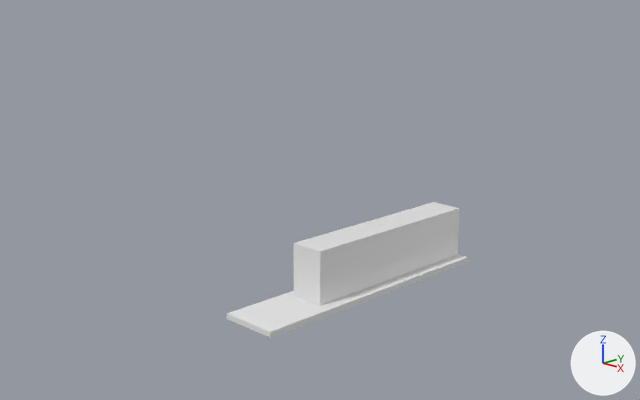
What one commit did to the Blender file Models/Vehicles/Land/Trains/GT22/GT22.blend.
Camera for both pictures: a camera (50 mm lens) standing at (15.97, -17.44, 8.21) and looking at (-1.12, -0.46, 1.82). The lights are fixed; the arrows at lower right show +X, +Y and +Z.

The first picture shows 'Body', 'ChassisFrame'.
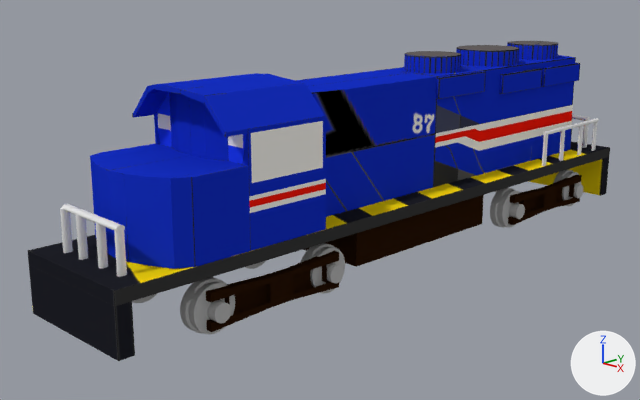
ob_gt22 is not drawn itself; it is the parent of ob_body, ob_chassisframe.

The change, as a diff of the scene's bpy script:
```diff
--- a/Models/Vehicles/Land/Trains/GT22/GT22.blend.py
+++ b/Models/Vehicles/Land/Trains/GT22/GT22.blend.py
@@ mat_material @@
 mat_material = diffuse_material('Material')
-mat_material.base_color = (0.8, 0.8, 0.8)  # white #e7e7e7
+mat_material.texture = img_gt22chassis_png
@@ me_cube_001 @@
 # used by ob_body; parent = ob_gt22; location = (-0.0261, -0.32, 0.509); scale = (0.792, 1.0, 1.0)
-me_cube_001.from_pydata(...)  # 8 vertices, 6 faces; spans x -0.68..0.59, y -1.69..4.3, z -1.0..0.52
+me_cube_001.from_pydata(...)  # 432 vertices, 243 faces; spans x -0.79..0.65, y -2.3..4.48, z -1.0..0.74
+# me_cube_001 part 1: a new loose piece, a 32-sided cylinder along z spanning x -0.61..0.53, y 2.12..3.06, z -0.7..0.74, in mat_material_001 (picture img_gt22bodyv3_png)
+# me_cube_001 part 2: a new loose piece, a 32-sided cylinder along z spanning x -0.54..0.45, y 3.43..4.21, z -0.96..0.74, in mat_material_001 (picture img_gt22bodyv3_png)
+# me_cube_001 part 3: a new loose piece of 96 vertices spanning x -0.54..0.45, y 0.9..1.68, z -0.96..0.74, in mat_material_001 (picture img_gt22bodyv3_png)
+# me_cube_001 part 4: 5 vertices removed from x -0.68..0.59, y -1.69..4.3, z -1.0..0.52; 205 vertices added at x -0.79..0.65, y -2.3..4.48, z -1.0..0.52
+me_cube_001.materials.append(mat_material_001)  # picture img_gt22bodyv3_png
@@ me_cube @@
 # used by ob_chassisframe; parent = ob_gt22; location = (-0.0257, 0.0, -0.553); scale = (0.837, 1.0, 0.0738)
-me_cube.from_pydata(...)  # 8 vertices, 6 faces; spans x -1.0..1.0, y -4.09..4.04, z -1.0..1.09
+me_cube.from_pydata(...)  # 86 vertices, 46 faces; spans x -1.0..1.0, y -4.79..4.64, z -9.56..1.09
+# me_cube part 5: 4 vertices removed from x -1.0..1.0, y 4.04, z -1.0..1.09; 82 vertices added at x -1.0..1.0, y -4.79..4.64, z -9.56..1.09
 me_cube.materials.append(mat_material)
@@ ob_gt22 @@
 ob_gt22 = bpy.data.objects.new('GT22', None)
-ob_gt22.location = (-0.209, -0.997, -0.668)
+ob_gt22.location = (-0.389, -0.997, 1.719)
+ob_gt22.scale = (2.08, 2.08, 2.08)
@@ ob_frontrighttruckbogie @@
+ob_frontrighttruckbogie = bpy.data.objects.new('frontRightTruckBogie', me_cube_004)  # 40 vertices, 32 faces; spans x -1.0..1.0, y -1.0..1.0, z -1.0..1.0; in mat_fueltankmaterial (black #2a1606)
+ob_frontrighttruckbogie.parent = ob_gt22
+ob_frontrighttruckbogie.location = (0.76, 2.81, -1.012)
+ob_frontrighttruckbogie.scale = (0.0555, 0.946, 0.216)
@@ ob_cab @@
+ob_cab = bpy.data.objects.new('Cab', me_cube_002)  # 126 vertices, 120 faces; spans x -0.85..0.8, y -1.29..1.03, z -1.0..0.71; in mat_material_002 (picture img_gt22cab_png)
+ob_cab.parent = ob_gt22
+ob_cab.location = (0.00402, -3.012, 0.529)
+ob_cab.scale = (1.0, 0.976, 1.0)
@@ ob_frontrailings_001 @@
+ob_frontrailings_001 = bpy.data.objects.new('frontRailings.001', me_cylinder_005)  # 512 vertices, 362 faces; spans x -1.0..31.8, y -1.0..1.6, z -1.1..3.0
+ob_frontrailings_001.parent = ob_gt22
+ob_frontrailings_001.location = (-0.527, -4.502, -0.446)
+ob_frontrailings_001.scale = (0.0334, 0.0517, 0.164)
@@ ob_backrailings_002 @@
+ob_backrailings_002 = bpy.data.objects.new('backRailings.002', me_cylinder_002)  # 512 vertices, 362 faces; spans x -16.6..16.1, y -1.1..1.5, z -2.3..1.7
+ob_backrailings_002.parent = ob_gt22
+ob_backrailings_002.location = (0.753, 3.439, -0.198)
+ob_backrailings_002.rotation_euler = (0.0, 0.0, -1.538)  # degrees (0, 0, -88)
+ob_backrailings_002.scale = (0.0512, 0.0242, 0.145)
@@ ob_backrighttruckbogie @@
+ob_backrighttruckbogie = bpy.data.objects.new('backRightTruckBogie', me_cube_004.copy())
+ob_backrighttruckbogie.parent = ob_gt22
+ob_backrighttruckbogie.location = (0.755, -2.729, -1.012)
+ob_backrighttruckbogie.scale = (0.0555, 0.946, 0.216)
@@ ob_fueltak @@
+ob_fueltak = bpy.data.objects.new('fuelTak', me_cube_008)  # a box spanning x -1.0..1.0, y -1.0..1.0, z -1.0..1.0; in mat_fueltankmaterial (black #2a1606)
+ob_fueltak.parent = ob_gt22
+ob_fueltak.location = (-0.00257, 0.879, 1.46)
+ob_fueltak.scale = (1.56, 2.71, 0.618)
@@ ob_fourthleftwheel @@
+ob_fourthleftwheel = bpy.data.objects.new('fourthLeftWheel', me_cylinder_009)  # 192 vertices, 132 faces; spans x -1.07..1.07, y -1.11..1.11, z -1.75..2.75; in mat_wheelmaterial (grey #b7b7b7)
+ob_fourthleftwheel.parent = ob_gt22
+ob_fourthleftwheel.location = (-1.44, -6.337, 0.981)
+ob_fourthleftwheel.rotation_euler = (0.0, -1.571, 0.0)  # degrees (0, -90, 0)
+ob_fourthleftwheel.scale = (0.577, 0.577, 0.147)
@@ ob_firstrightwheel @@
+ob_firstrightwheel = bpy.data.objects.new('firstRightWheel', me_cylinder_009.copy())
+ob_firstrightwheel.parent = ob_gt22
+ob_firstrightwheel.location = (1.425, 8.705, 0.981)
+ob_firstrightwheel.rotation_euler = (0.0, 1.571, 0.0)  # degrees (0, 90, 0)
+ob_firstrightwheel.scale = (0.577, 0.577, 0.147)
@@ ob_secondrightwheel @@
+ob_secondrightwheel = bpy.data.objects.new('secondRightWheel', me_cylinder_009.copy())
+ob_secondrightwheel.parent = ob_gt22
+ob_secondrightwheel.location = (1.425, 5.175, 0.981)
+ob_secondrightwheel.rotation_euler = (0.0, 1.571, 0.0)  # degrees (0, 90, 0)
+ob_secondrightwheel.scale = (0.577, 0.577, 0.147)
@@ ob_thirdrightwheel @@
+ob_thirdrightwheel = bpy.data.objects.new('thirdRightWheel', me_cylinder_009.copy())
+ob_thirdrightwheel.parent = ob_gt22
+ob_thirdrightwheel.location = (1.425, -2.815, 0.981)
+ob_thirdrightwheel.rotation_euler = (0.0, 1.571, 0.0)  # degrees (0, 90, 0)
+ob_thirdrightwheel.scale = (0.577, 0.577, 0.147)
@@ ob_fourthrightwheel @@
+ob_fourthrightwheel = bpy.data.objects.new('fourthRightWheel', me_cylinder_009.copy())
+ob_fourthrightwheel.parent = ob_gt22
+ob_fourthrightwheel.location = (1.425, -6.337, 0.981)
+ob_fourthrightwheel.rotation_euler = (0.0, 1.571, 0.0)  # degrees (0, 90, 0)
+ob_fourthrightwheel.scale = (0.577, 0.577, 0.147)
```

Pixel boxes [x1, y1, x2, y2] of what changed, in the pictures (640 x 400 px):
'Body', reshaped, moved, rescaled: before [293, 202, 460, 305]; after [296, 41, 580, 217]
'Cab', added (blue): after [90, 73, 326, 269]
'ChassisFrame', surface changed, reshaped, moved, rescaled (140% wider, 159% taller): before [227, 254, 469, 338]; after [28, 142, 610, 361]
'fuelTak', added (black): after [303, 195, 484, 267]
'backRightTruckBogie', added (black): after [206, 251, 339, 332]
'frontRailings.001', added: after [60, 204, 127, 277]
'fourthRightWheel', added: after [180, 277, 235, 334]
'frontRightTruckBogie', added (black): after [508, 175, 582, 225]
'thirdRightWheel', added: after [300, 243, 345, 293]
'secondRightWheel', added: after [490, 188, 525, 228]
'backRailings.002', added: after [542, 118, 599, 166]
'firstRightWheel', added: after [553, 169, 583, 206]
'backRailings', now drawn: after [572, 115, 590, 148]
'fourthLeftWheel', added: after [132, 294, 157, 303]
'thirdLeftWheel', now drawn: after [245, 261, 266, 269]
part 1 of me_cube_001, added (blue): after [456, 45, 519, 66]
part 2 of me_cube_001, added (blue): after [507, 41, 558, 60]
part 3 of me_cube_001, added (blue): after [404, 51, 462, 73]
part 4 of me_cube_001, built on: before [293, 202, 460, 305]; after [296, 55, 580, 217]
